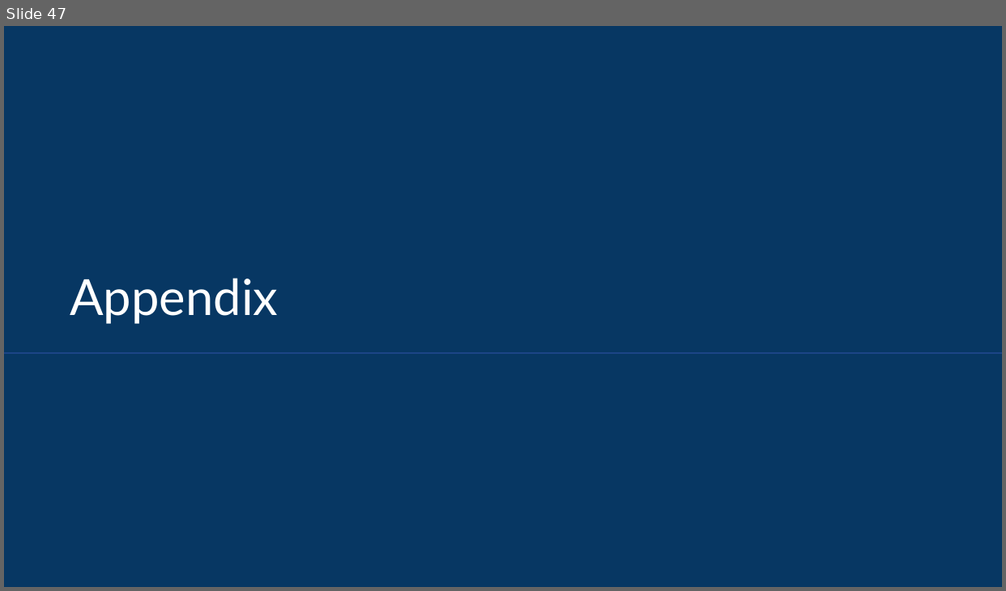
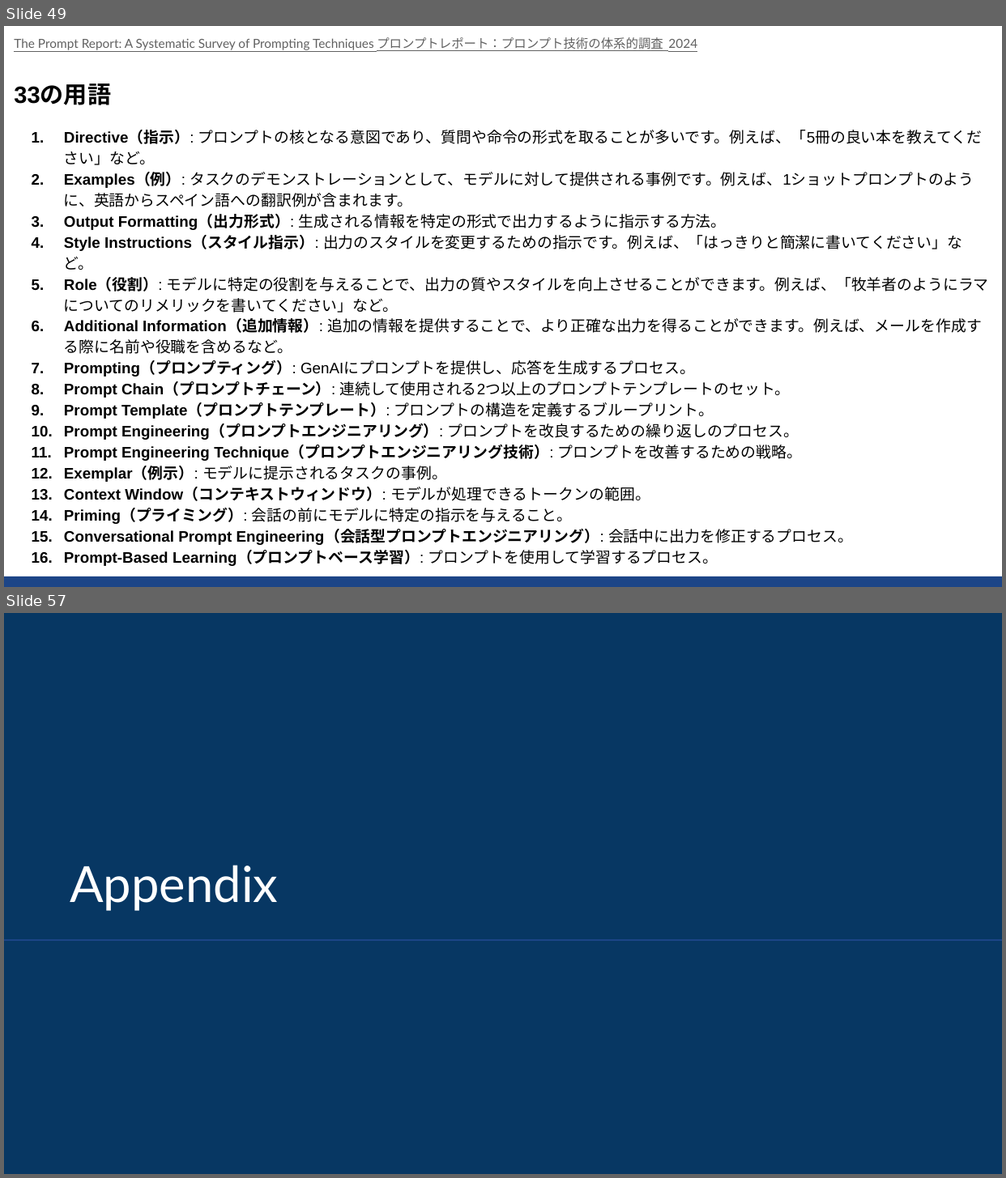
Before and after one commit to sekihan02/code_sundbox, a slide deck: 2024_LLM論文要約_6.pptx. Shown one above the other, each under a label of ours: slide 47 before the commit, slides 49 and 57 after it; the slides between them are not shown. The pictures are 1006x591 and 1006x1178 pixels, drawn with LibreOffice and Linux fonts; fonts in the diff are those of the drawing. Boxes give left, top, right and bottom in pixels: in the first picture for what was removed or moved away, otherwise in the second. Text is boxed around its words. In the diff, an @@ line names an element or a change of style, - is before the commit and + after.

```diff
--- a/2024_LLM論文要約_6.pptx
+++ b/2024_LLM論文要約_6.pptx
@@ slide 49 added at (4,26,1002,587), background #FFFFFF @@
@@ text added at (14,37,989,566), 11 pt, text #000000 @@
+The Prompt Report: A Systematic Survey of Prompting Techniques プロンプトレポート：プロンプト技術の体系的調査 2024
+33の用語
+1. Directive（指示）: プロンプトの核となる意図であり、質問や命令の形式を取ることが多いです。例えば、「5冊の良い本を教えてください」など。
+2. Examples（例）: タスクのデモンストレーションとして、モデルに対して提供される事例です。例えば、1ショットプロンプトのように、英語からスペイン語への翻訳例が含まれます。
+3. Output Formatting（出力形式）: 生成される情報を特定の形式で出力するように指示する方法。
+4. Style Instructions（スタイル指示）: 出力のスタイルを変更するための指示です。例えば、「はっきりと簡潔に書いてください」など。
+5. Role（役割）: モデルに特定の役割を与えることで、出力の質やスタイルを向上させることができます。例えば、「牧羊者のようにラマについてのリメリックを書いてください」など。
+6. Additional Information（追加情報）: 追加の情報を提供することで、より正確な出力を得ることができます。例えば、メールを作成する際に名前や役職を含めるなど。
+7. Prompting（プロンプティング）: GenAIにプロンプトを提供し、応答を生成するプロセス。
+8. Prompt Chain（プロンプトチェーン）: 連続して使用される2つ以上のプロンプトテンプレートのセット。
+9. Prompt Template（プロンプトテンプレート）: プロンプトの構造を定義するブループリント。
+10. Prompt Engineering（プロンプトエンジニアリング）: プロンプトを改良するための繰り返しのプロセス。
+11. Prompt Engineering Technique（プロンプトエンジニアリング技術）: プロンプトを改善するための戦略。
+12. Exemplar（例示）: モデルに提示されるタスクの事例。
+13. Context Window（コンテキストウィンドウ）: モデルが処理できるトークンの範囲。
+14. Priming（プライミング）: 会話の前にモデルに特定の指示を与えること。
+15. Conversational Prompt Engineering（会話型プロンプトエンジニアリング）: 会話中に出力を修正するプロセス。
+16. Prompt-Based Learning（プロンプトベース学習）: プロンプトを使用して学習するプロセス。
@@ rectangle added at (4,577,1002,587), fill #1C4587 @@
@@ what was slide 47 is now slide 57 @@
```
Also in this commit, not shown: 9 other slides added, 1 other file.
